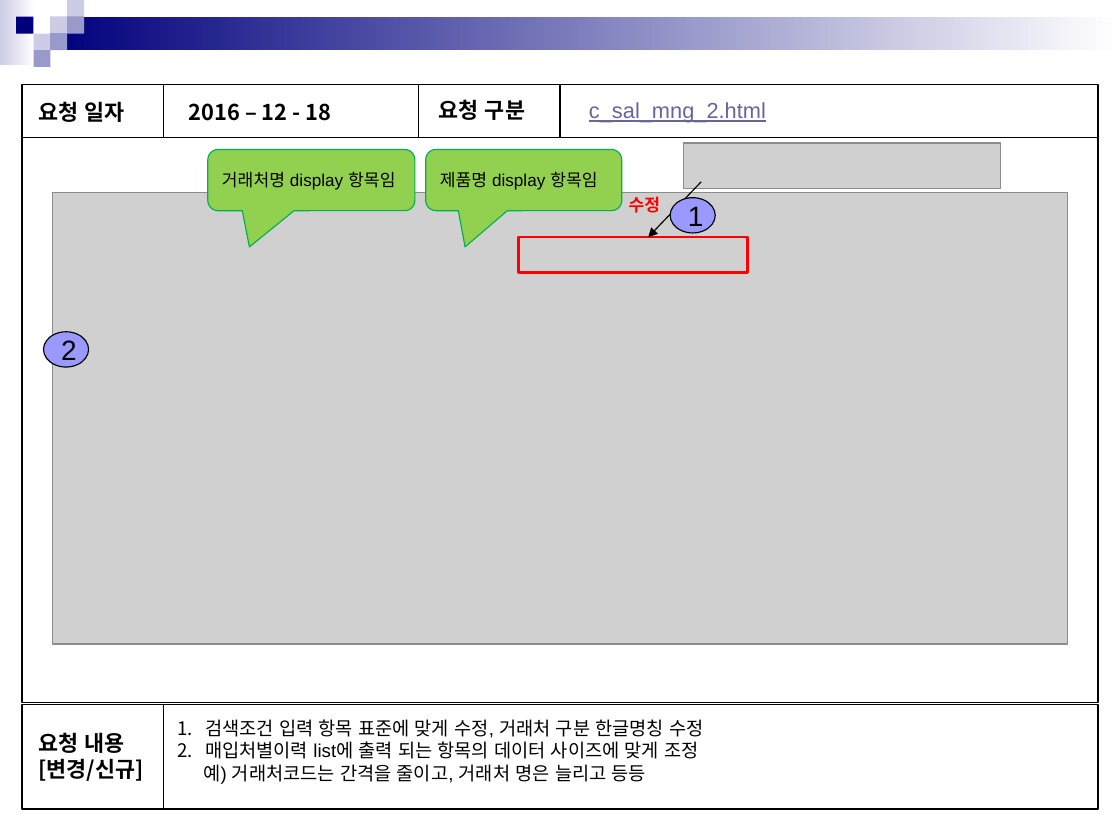
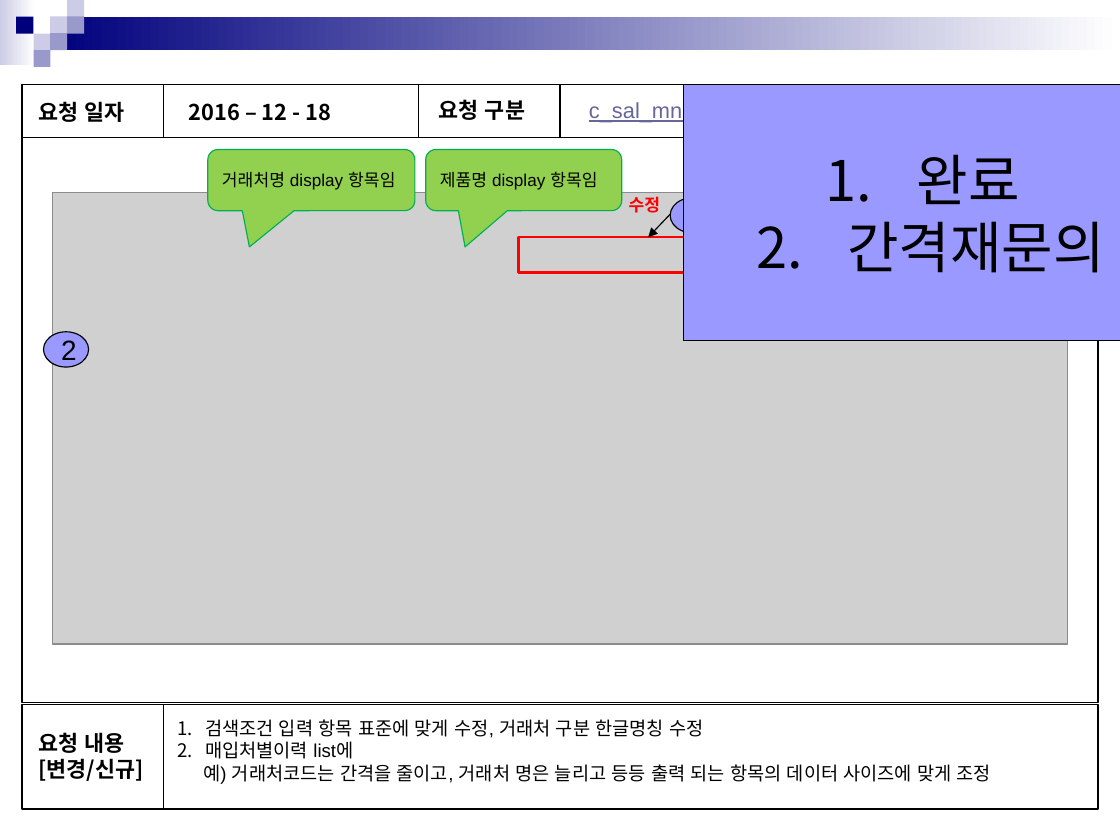
Before and after one commit to in-yong/sinsin_project, a slide deck: slide 3 of 공유문서/수정요청/화면점검(공통,영업,자재,전체)_20161218/화면점검_20161218(영업).pptx. Drawn at 1120x840 pixels with LibreOffice and Linux fonts; fonts in the diff are those of the drawing; grey boxes stand for pictures. Boxes give left, top, right and bottom in pixels: in the first picture for what was removed or moved away, otherwise in the second. Text is boxed around its words. In the diff, an @@ line names an element or a change of style, - is before the commit and + after.

Commit message:
[김영은] 영업페이지 수정완료, 반영이미지추가

```diff
--- a/공유문서/수정요청/화면점검(공통,영업,자재,전체)_20161218/화면점검_20161218(영업).pptx
+++ b/공유문서/수정요청/화면점검(공통,영업,자재,전체)_20161218/화면점검_20161218(영업).pptx
@@ rectangle added at [683, 85, 1120, 340], fill #9999FF, outline #000000 0.75 pt, 36 pt, text #000000 @@
+1. 완료
+2. 간격재문의
@@ text in ellipse at [688, 206, 704, 231]: text removed @@
-1
@@ text at [203, 741, 991, 784]: text changed @@
-2. 매입처별이력 list에 출력 되는 항목의 데이터 사이즈에 맞게 조정
-예) 거래처코드는 간격을 줄이고, 거래처 명은 늘리고 등등
+2. 매입처별이력 list에
+예) 거래처코드는 간격을 줄이고, 거래처 명은 늘리고 등등 출력 되는 항목의 데이터 사이즈에 맞게 조정
```
Also in this commit, not shown: 6 other slides changed, 22 other files.
